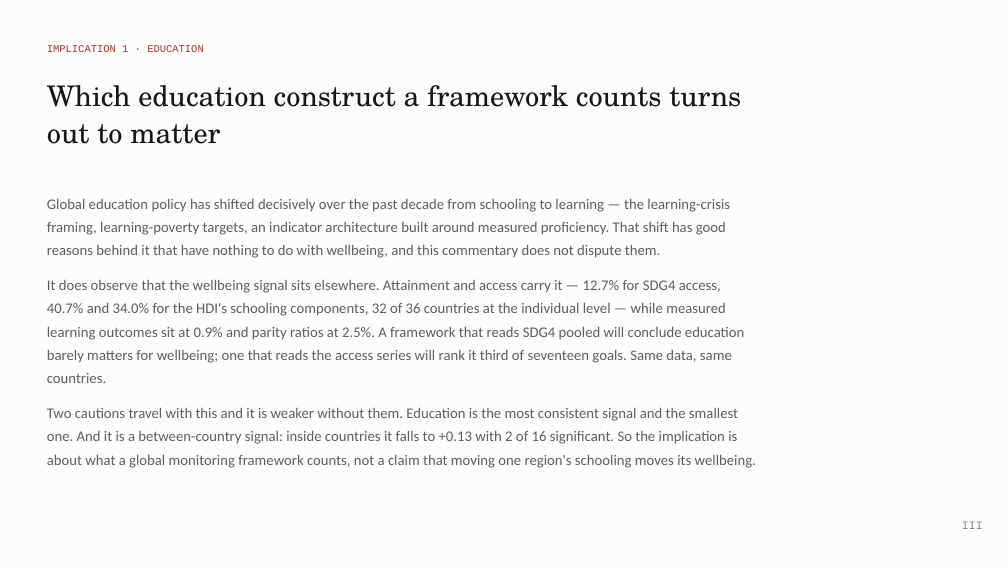
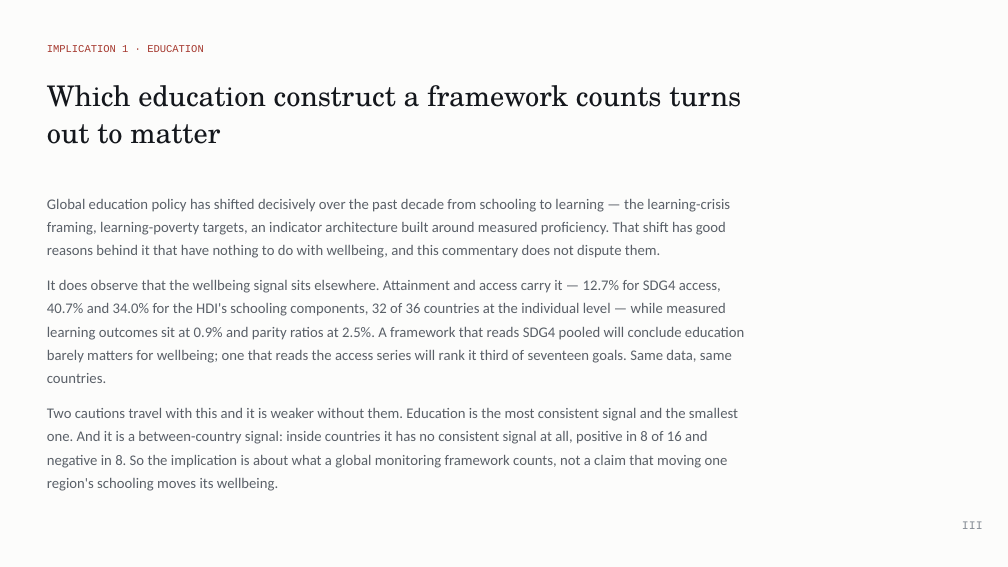
Before and after one commit to cwejnert/HDI-Happiness, a slide deck: slide 31 of deck/Measured_Where_It_Varies.pptx. Drawn at 1008x567 pixels with LibreOffice and Linux fonts; fonts in the diff are those of the drawing. Boxes give left, top, right and bottom in pixels: in the first picture for what was removed or moved away, otherwise in the second. Text is boxed around its words. In the diff, an @@ line names an element or a change of style, - is before the commit and + after.

```diff
--- a/deck/Measured_Where_It_Varies.pptx
+++ b/deck/Measured_Where_It_Varies.pptx
@@ text at (47,408,738,491): text changed @@
-Two cautions travel with this and it is weaker without them. Education is the most consistent signal and the smallest one. And it is a between-country signal: inside countries it falls to +0.13 with 2 of 16 significant. So the implication is about what a global monitoring framework counts, not a claim that moving one region's schooling moves its wellbeing.
+Two cautions travel with this and it is weaker without them. Education is the most consistent signal and the smallest one. And it is a between-country signal: inside countries it has no consistent signal at all, positive in 8 of 16 and negative in 8. So the implication is about what a global monitoring framework counts, not a claim that moving one region's schooling moves its wellbeing.
```
Also in this commit, not shown: 6 other slides changed, 20 other files.
